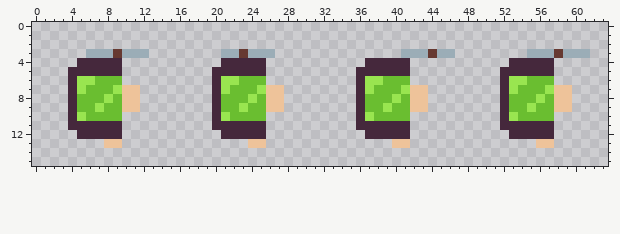
Two versions of one pixel-art sprite, Assets/Resources/Textures/Dev/character_using_pickaxe.png. This is how it looked before the edit.
The file is 64x16 pixels.
After the commit:
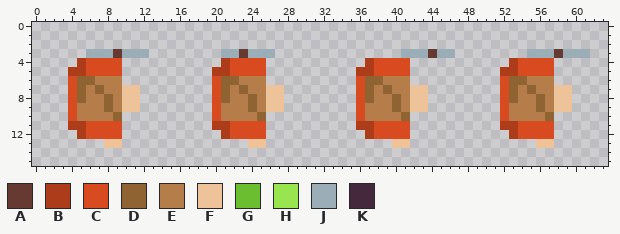
Palette (. is transparent): A #663931  B #ad3c1a  C #d84b20  D #906432  E #b47d49  F #eec39a  G #6abe30  H #99e550  J #9badb7  K #45283c
Changes in this commit:
Changed rows in their new state; - is an unchanged pixel.
first column x 4:
 4 -BCCCC-----------BCCCC-----------BCCCC-----------BCCCC
 5 BBCCCC----------BBCCCC----------BBCCCC----------BBCCCC
 6 CDDEEE----------CDDEEE----------CDDEEE----------CDDEEE
 7 CDEDEE----------CDEDEE----------CDEDEE----------CDEDEE
 8 CDEEDE----------CDEEDE----------CDEEDE----------CDEEDE
 9 CEEEDE----------CEEEDE----------CEEEDE----------CEEEDE
10 CEEEED----------CEEEED----------CEEEED----------CEEEED
11 BBCCCC----------BBCCCC----------BBCCCC----------BBCCCC
12 -BCCCC-----------BCCCC-----------BCCCC-----------BCCCC
